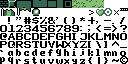
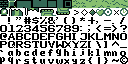
Layers edited between the first and the second w=128, h=64 image:
painted on "Window" over left=40, top=8, right=128, bottom=16
painted on "Environment" over left=0, top=0, right=128, bottom=16
